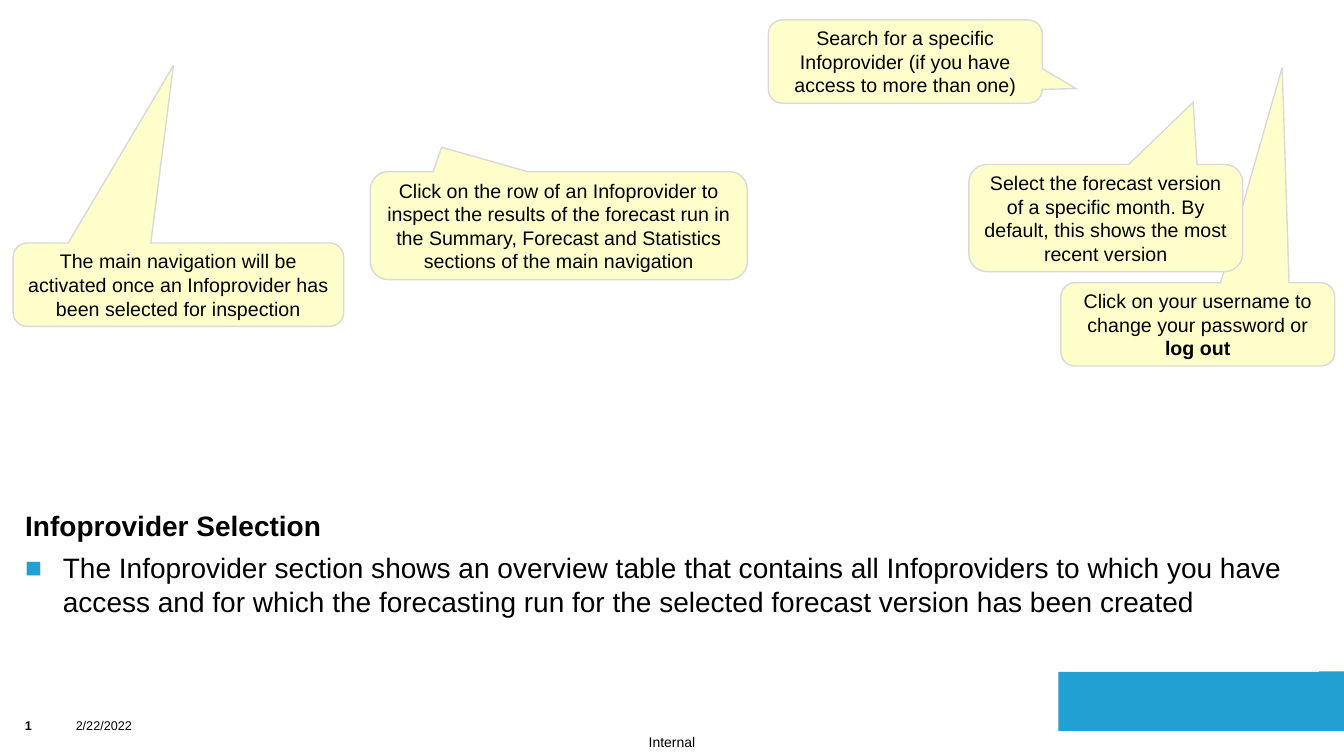
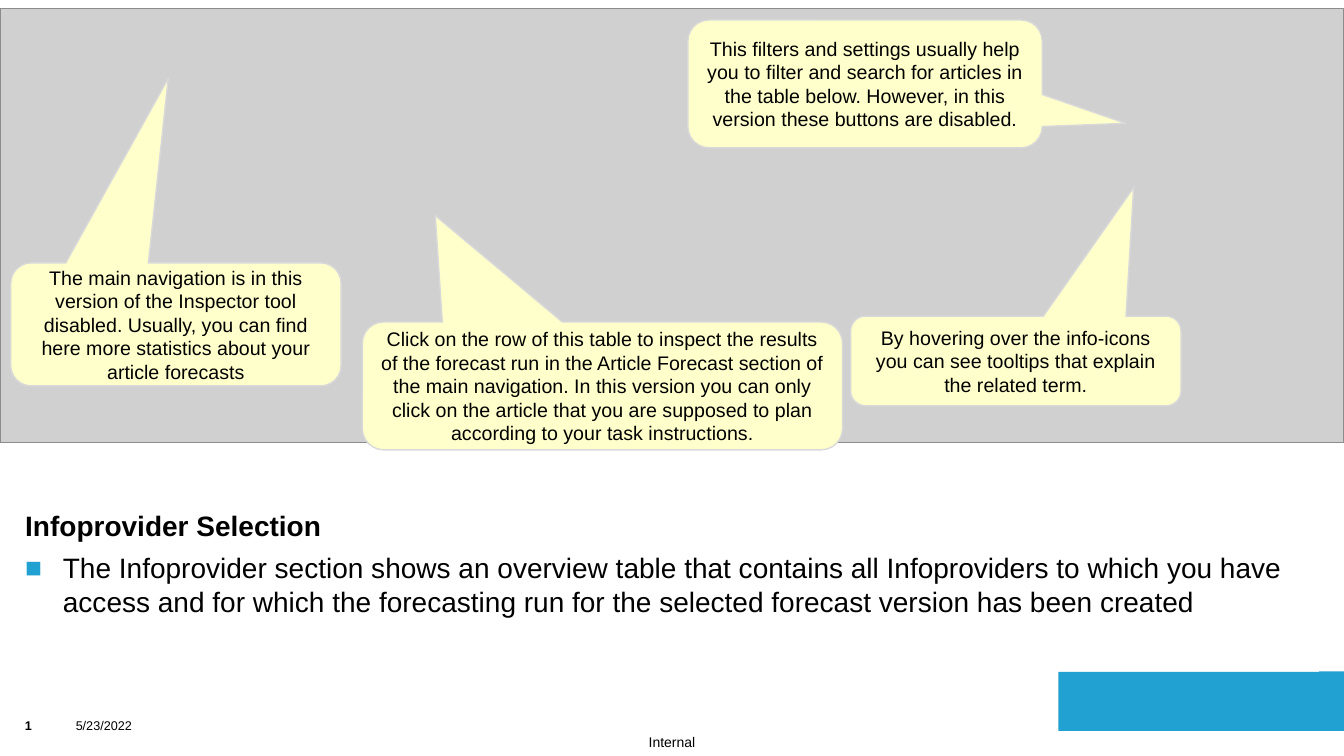
Before and after one commit to saskiaha/FSS_TeamProject, a slide deck: slide 1 of src/assets/ADFUserManual.pptx. Drawn at 1344x756 pixels with LibreOffice and Linux fonts; fonts in the diff are those of the drawing; grey boxes stand for pictures; background and template pictures are left out. Boxes give left, top, right and bottom in pixels: in the first picture for what was removed or moved away, otherwise in the second. Text is boxed around its words. In the diff, an @@ line names an element or a change of style, - is before the commit and + after.

Commit message:
Article Forecast menu changed, manual updated

```diff
--- a/src/assets/ADFUserManual.pptx
+++ b/src/assets/ADFUserManual.pptx
@@ picture added at (x1=0, y1=9, x2=1344, y2=443) @@
@@ proportions changed in 3 elements at (x1=362, y1=322, x2=842, y2=450), (x1=11, y1=263, x2=342, y2=386), (x1=688, y1=20, x2=1043, y2=148) @@
@@ rounded speech box "This filters and settings usually ..." resized from (x1=768, y1=20, x2=1043, y2=104) to (x1=688, y1=20, x2=1043, y2=148) @@
@@ text in rounded speech box at (x1=707, y1=41, x2=1022, y2=127): text changed @@
-Search for a specific Infoprovider (if you have access to more than one)
+This filters and settings usually help you to filter and search for articles in the table below. However, in this version these buttons are disabled.
@@ rounded speech box removed at (x1=969, y1=164, x2=1243, y2=271) @@
-Select the forecast version of a specific month. By default, this shows the most recent version
@@ rounded speech box "The main navigation is in ..." resized from (x1=13, y1=243, x2=344, y2=327) to (x1=11, y1=263, x2=342, y2=386) @@
@@ text in rounded speech box at (x1=42, y1=270, x2=310, y2=380): text changed @@
-The main navigation will be activated once an Infoprovider has been selected for inspection
+The main navigation is in this version of the Inspector tool disabled. Usually, you can find here more statistics about your article forecasts
@@ rounded speech box removed at (x1=1062, y1=283, x2=1336, y2=367) @@
-Click on your username to change your password or log out
@@ rounded speech box "Click on the row of ..." resized from (x1=370, y1=171, x2=747, y2=279) to (x1=362, y1=322, x2=842, y2=450) @@
@@ rounded speech box added at (x1=851, y1=317, x2=1182, y2=406), fill #FFFFCC, outline #D9D9D9 1 pt, 14 pt, text #000000 @@
+By hovering over the info-icons you can see tooltips that explain the related term.
@@ text in rounded speech box at (x1=381, y1=331, x2=822, y2=444): text changed @@
-Click on the row of an Infoprovider to inspect the results of the forecast run in the Summary, Forecast and Statistics sections of the main navigation
+Click on the row of this table to inspect the results of the forecast run in the Article Forecast section of the main navigation. In this version you can only click on the article that you are supposed to plan according to your task instructions.
@@ text at (x1=76, y1=721, x2=132, y2=730): text changed @@
-2/22/2022
+5/23/2022
```
Also in this commit, not shown: 3 other slides changed, 4 slides removed, 6 other files.
